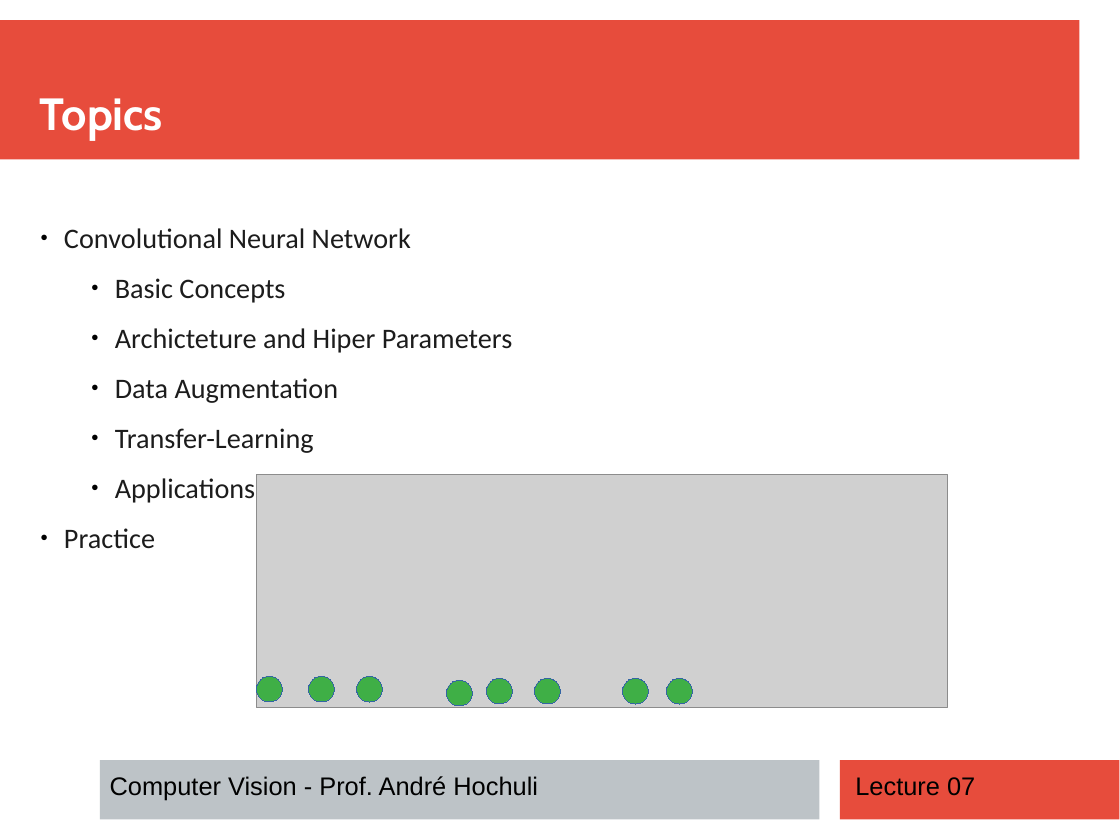
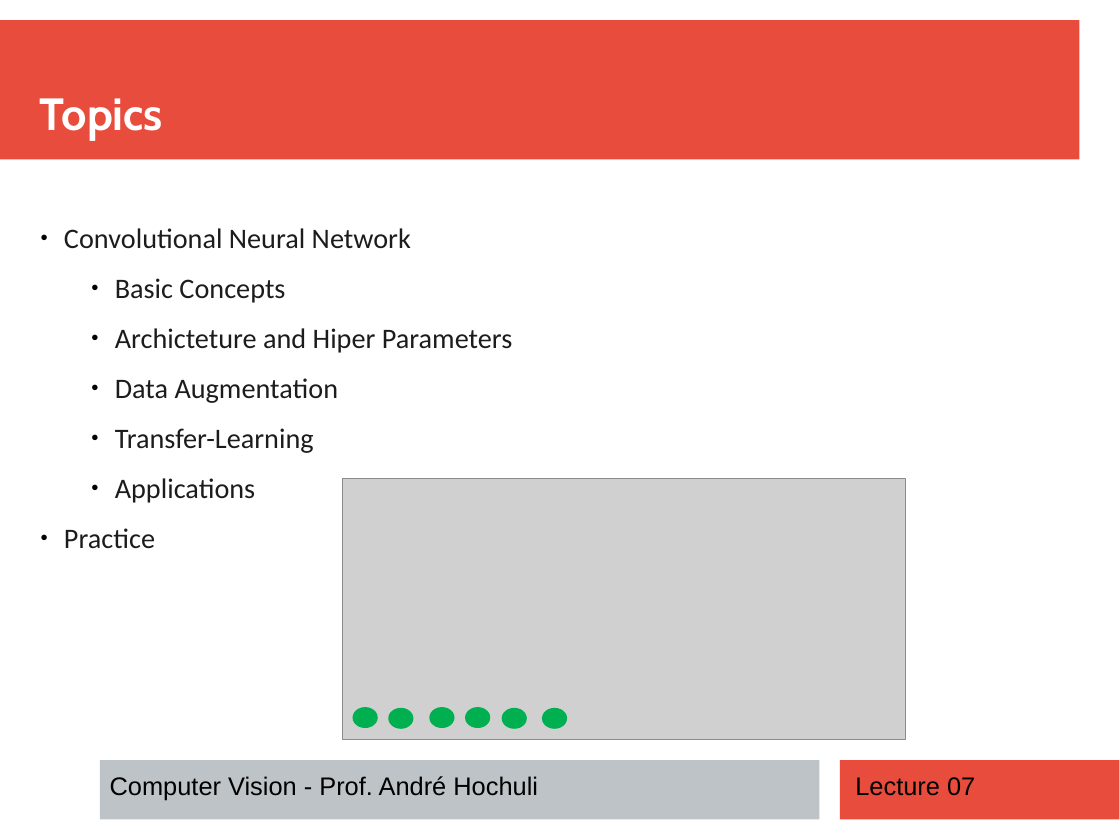
Before and after one commit to andrehochuli/teaching, a slide deck: slide 2 of ComputerVision/Lecture 07 - CNN Implementation/Lecture 07 -CNN Architecture.pptx. Drawn at 1120x840 pixels with LibreOffice and Linux fonts; fonts in the diff are those of the drawing; grey boxes stand for pictures. Boxes give left, top, right and bottom in pixels: in the first picture for what was removed or moved away, otherwise in the second. Text is boxed around its words. In the diff, an @@ line names an element or a change of style, - is before the commit and + after.

```diff
--- a/ComputerVision/Lecture 07 - CNN Implementation/Lecture 07 -CNN Architecture.pptx
+++ b/ComputerVision/Lecture 07 - CNN Implementation/Lecture 07 -CNN Architecture.pptx
@@ picture: place and size @@
-picture at [256,475,947,708]
+picture at [343,479,906,740]
@@ ellipse removed at [256,676,282,701] @@
@@ ellipse removed at [623,679,648,704] @@
@@ ellipse removed at [667,679,692,704] @@
@@ ellipse: place and size @@
-ellipse at [357,677,382,702]
+ellipse at [353,707,378,729]
@@ fill #3FAF46 to #00B050; outline #3465A4 0 pt to none in 5 elements at [353,707,378,729], [542,708,567,730], [430,707,455,729], [502,708,527,730], [388,708,414,730] @@
@@ ellipse: place and size @@
-ellipse at [309,677,334,702]
+ellipse at [388,708,414,730]
@@ ellipse: place and size @@
-ellipse at [446,680,472,705]
+ellipse at [430,707,455,729]
@@ ellipse added at [465,707,491,729], fill #00B050 @@
@@ ellipse: place and size @@
-ellipse at [487,678,512,703]
+ellipse at [502,708,527,730]
@@ ellipse: place and size @@
-ellipse at [535,678,560,703]
+ellipse at [542,708,567,730]
```
Also in this commit, not shown: 1 other slide changed, 1 slide removed, 2 other files.
